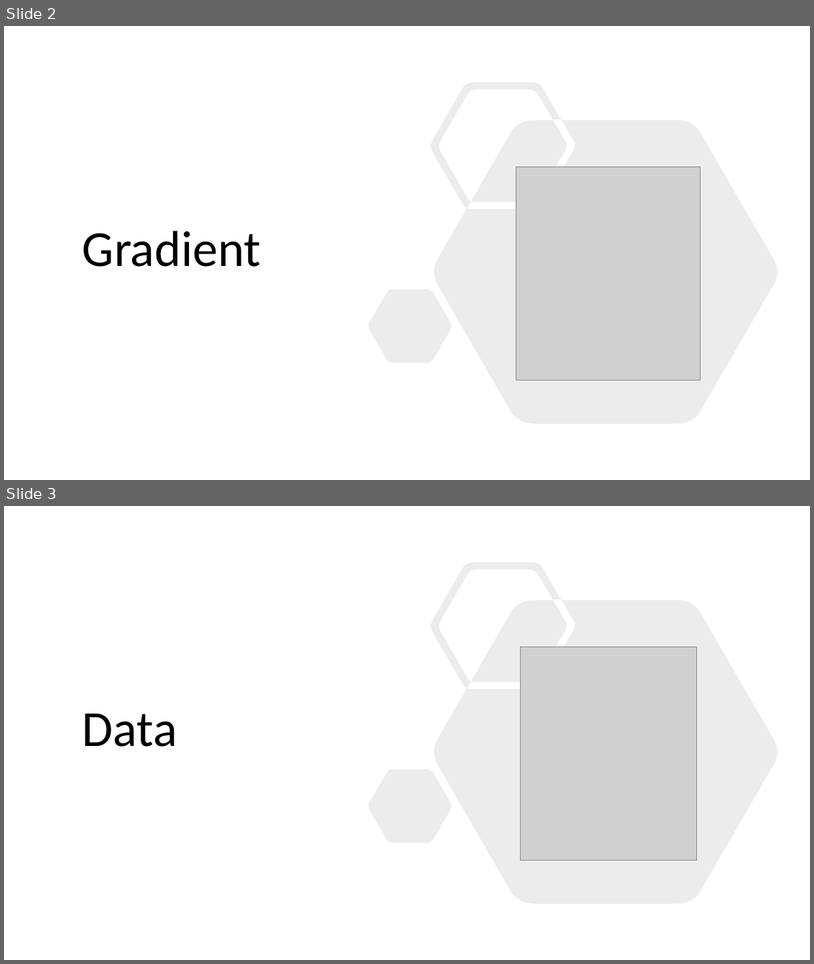
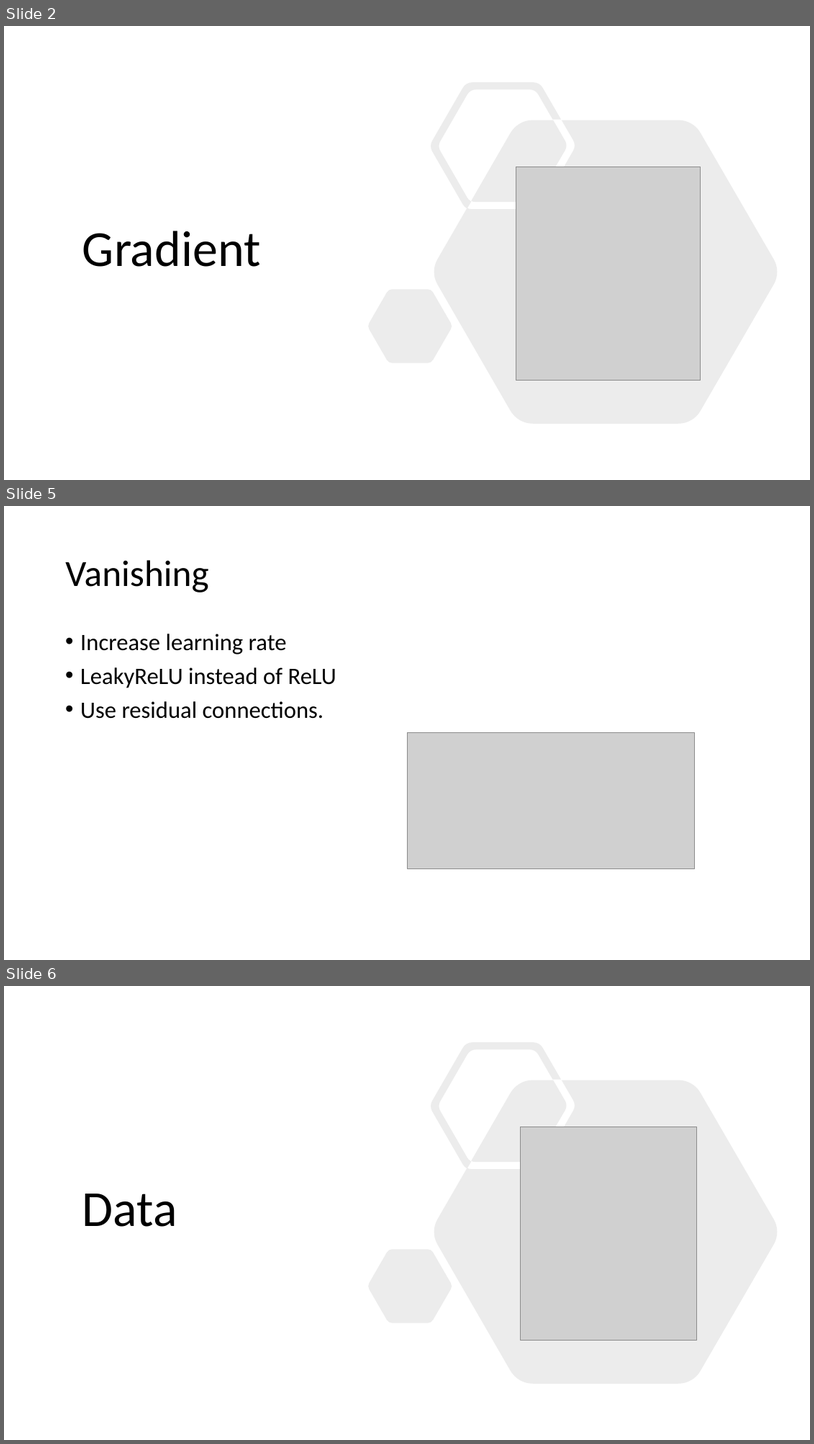
Before and after one commit to MICS-Lab/DeepLearningCourse, a slide deck: Slides_6.pptx. Shown one above the other, each under a label of ours: slides 2 and 3 before the commit, slides 2, 5 and 6 after it; the slides between them are not shown. The pictures are 814x964 and 814x1444 pixels, drawn with LibreOffice and Linux fonts; fonts in the diff are those of the drawing; grey boxes stand for pictures. Boxes give left, top, right and bottom in pixels: in the first picture for what was removed or moved away, otherwise in the second. Text is boxed around its words. In the diff, an @@ line names an element or a change of style, - is before the commit and + after.

```diff
--- a/Slides_6.pptx
+++ b/Slides_6.pptx
@@ slide 5 added at <box>4,506,810,960</box>, background #FFFFFF @@
@@ title added at <box>65,560,208,592</box>, 44 pt, text #000000 @@
+Vanishing
@@ text added at <box>80,633,337,718</box>, 28 pt, text #000000 @@
+• Increase learning rate
+• LeakyReLU instead of ReLU
+• Use residual connections.
@@ picture added at <box>407,732,695,868</box> @@
@@ what was slide 3 is now slide 6 @@
```
Also in this commit, not shown: 2 other slides added, 6 other files.
